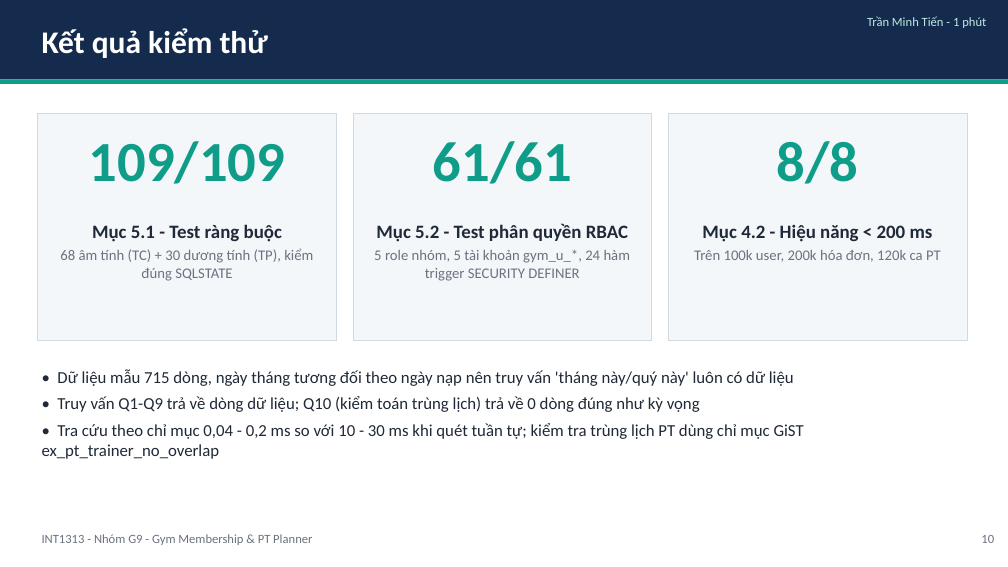
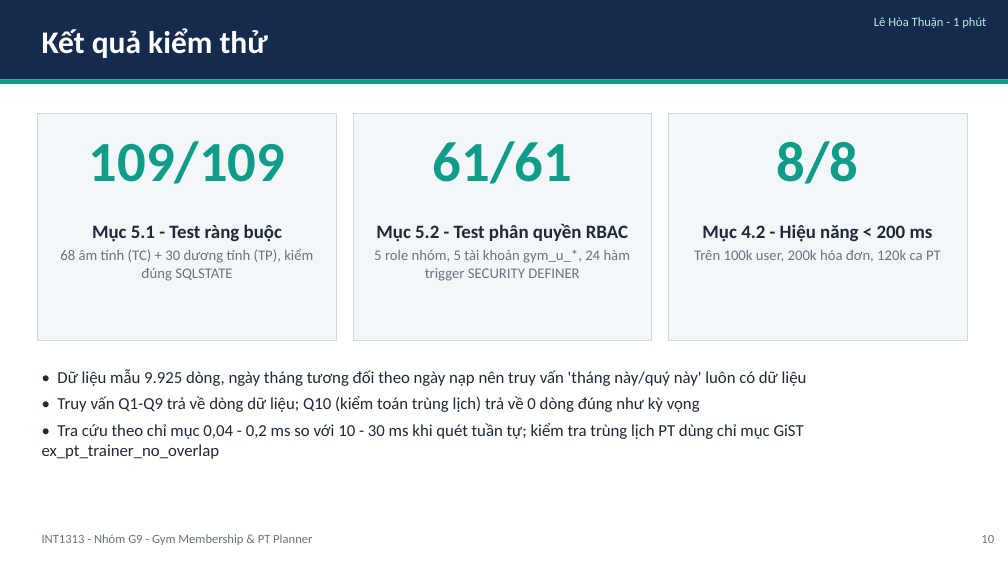
Before and after one commit to TienVN6222/PTIT_INT1313_CSDL_Group9, a slide deck: slide 10 of Phase 4/presentation/deck.pptx. Drawn at 1008x567 pixels with LibreOffice and Linux fonts; fonts in the diff are those of the drawing. Boxes give left, top, right and bottom in pixels: in the first picture for what was removed or moved away, otherwise in the second. Text is boxed around its words. In the diff, an @@ line names an element or a change of style, - is before the commit and + after.

```diff
--- a/Phase 4/presentation/deck.pptx
+++ b/Phase 4/presentation/deck.pptx
@@ text at (874, 17, 986, 28): text changed @@
-Trần Minh Tiến - 1 phút
+Lê Hòa Thuận - 1 phút
@@ text at (57, 369, 807, 386): text changed @@
-• Dữ liệu mẫu 715 dòng, ngày tháng tương đối theo ngày nạp nên truy vấn 'tháng này/quý này' luôn có dữ liệu
+• Dữ liệu mẫu 9.925 dòng, ngày tháng tương đối theo ngày nạp nên truy vấn 'tháng này/quý này' luôn có dữ liệu
```
Also in this commit, not shown: 4 other slides changed, 14 other files.
